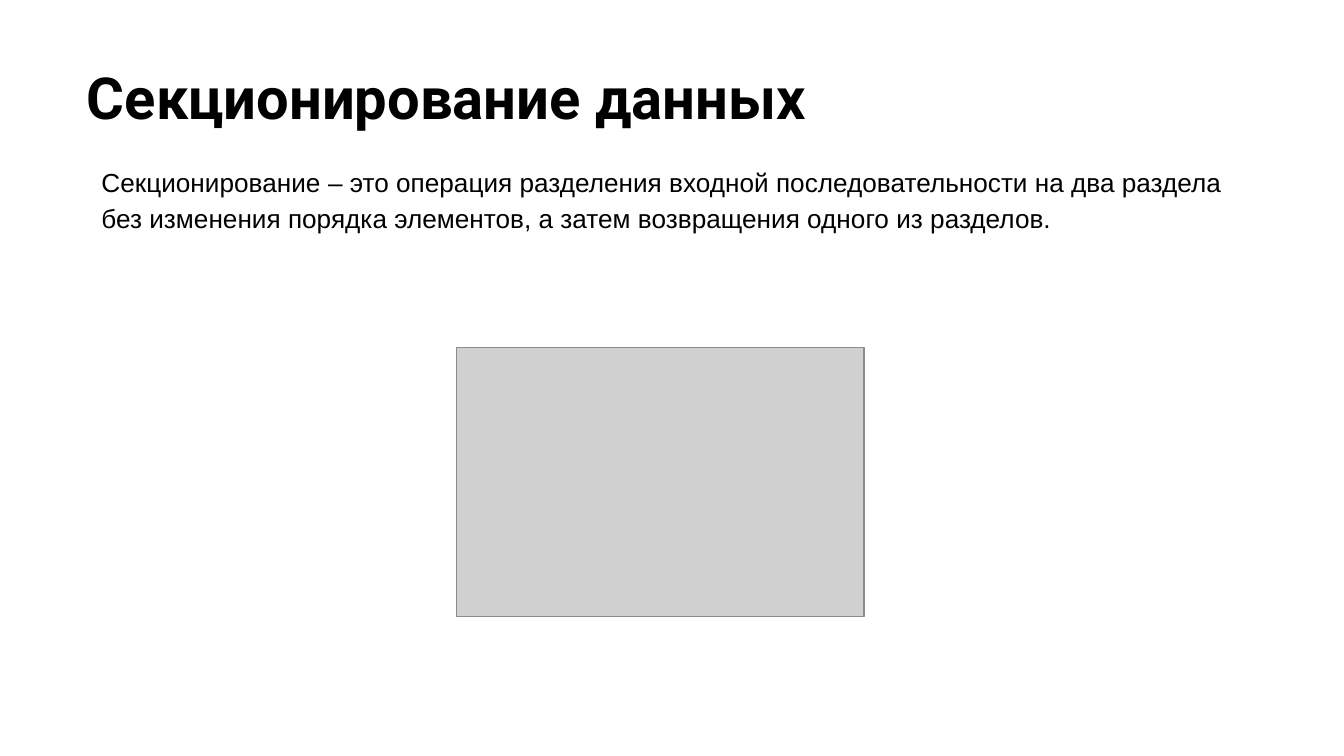
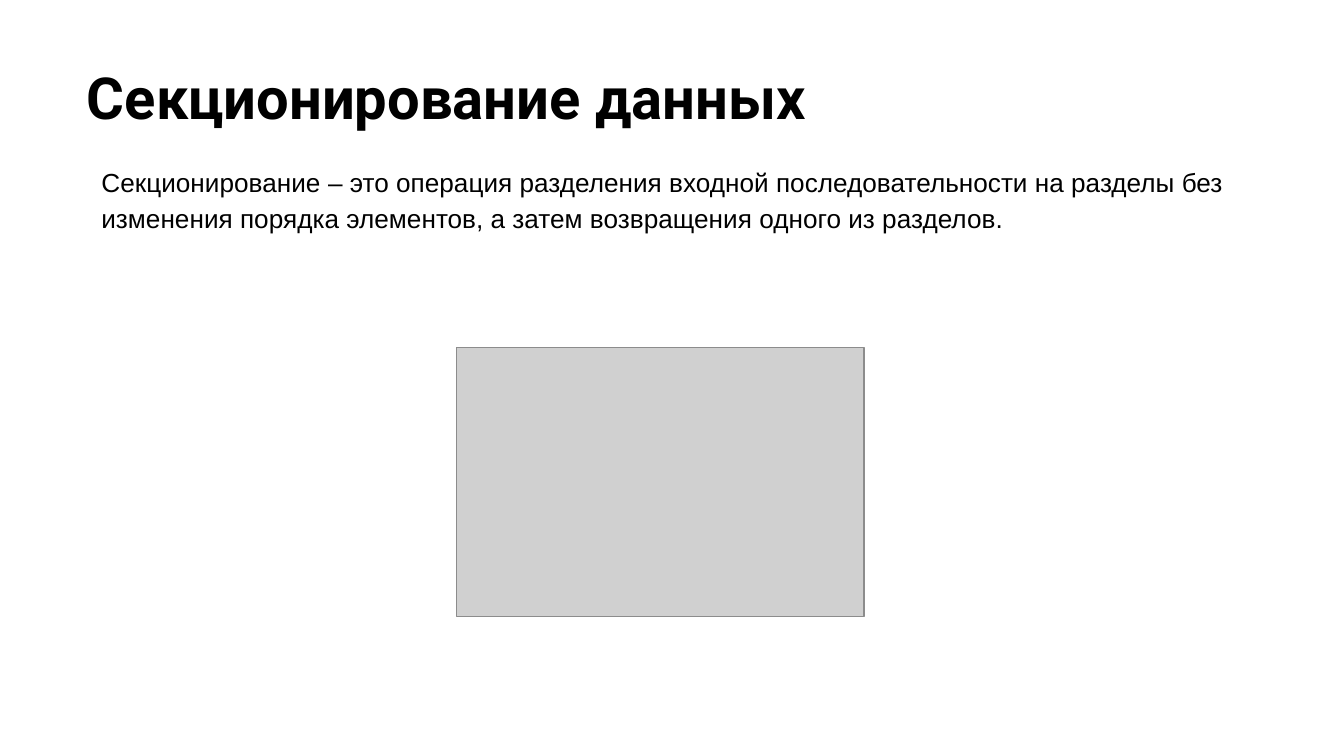
Before and after one commit to NilovPavel/LessonsLinq, a slide deck: slide 24 of LinqOperators.pptx. Drawn at 1344x756 pixels with LibreOffice and Linux fonts; fonts in the diff are those of the drawing; grey boxes stand for pictures; background and template pictures are left out. Boxes give left, top, right and bottom in pixels: in the first picture for what was removed or moved away, otherwise in the second. Text is boxed around its words. In the diff, an @@ line names an element or a change of style, - is before the commit and + after.

```diff
--- a/LinqOperators.pptx
+++ b/LinqOperators.pptx
@@ text at (101, 172, 1223, 234): text changed @@
-Секционирование – это операция разделения входной последовательности на два раздела без изменения порядка элементов, а затем возвращения одного из разделов.
+Секционирование – это операция разделения входной последовательности на разделы без изменения порядка элементов, а затем возвращения одного из разделов.
```
Also in this commit, not shown: 2 other slides changed, 8 other files.
